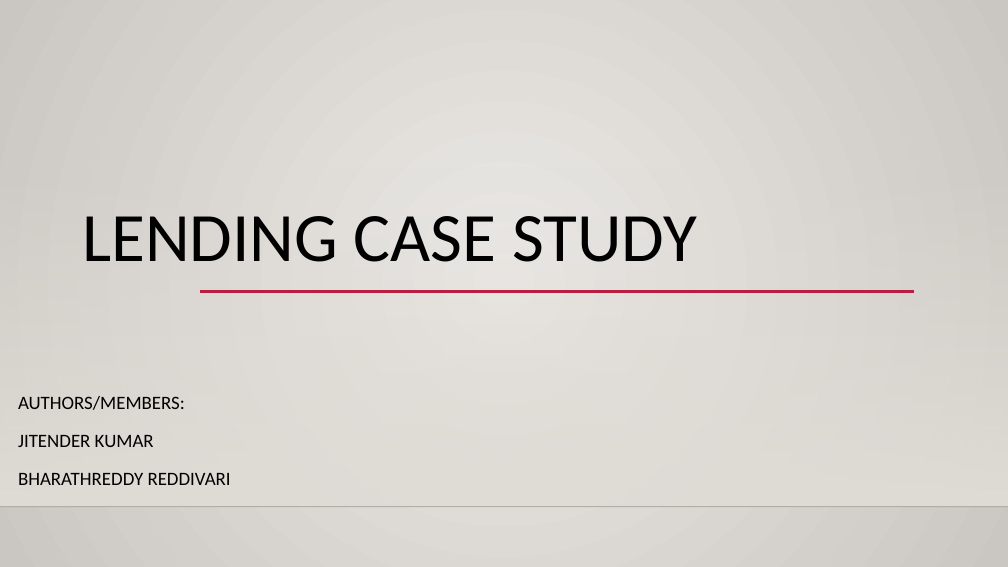
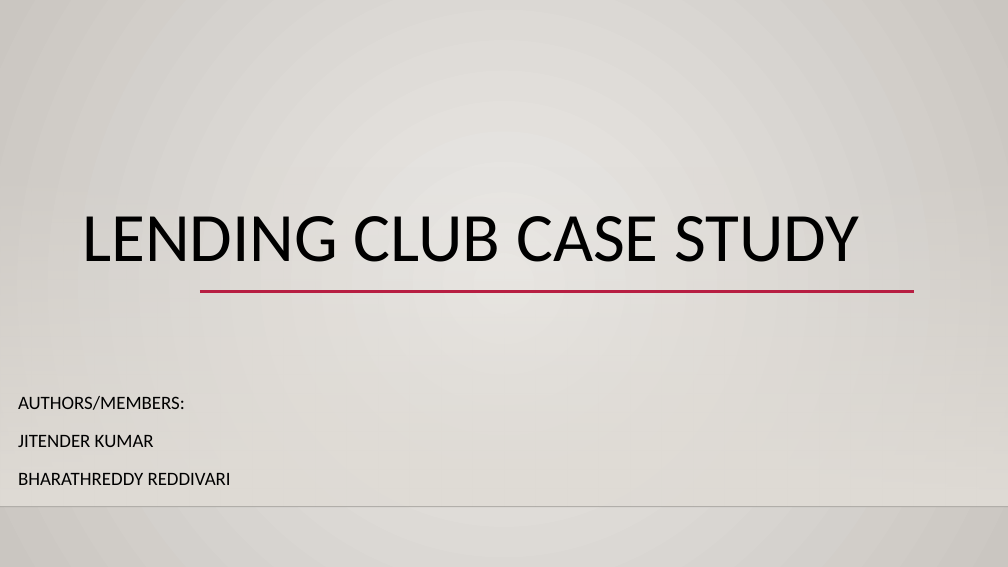
Before and after one commit to jiten-kmar/LendingClubCaseStudy, a slide deck: slide 1 of lending_analysis.pptx. Drawn at 1008x567 pixels with LibreOffice and Linux fonts; fonts in the diff are those of the drawing; background and template pictures are left out. Boxes give left, top, right and bottom in pixels: in the first picture for what was removed or moved away, otherwise in the second. Text is boxed around its words. In the diff, an @@ line names an element or a change of style, - is before the commit and + after.

```diff
--- a/lending_analysis.pptx
+++ b/lending_analysis.pptx
@@ title at (82,216,859,262): text changed @@
-LENDING CASE STUDY
+LENDING CLUB CASE STUDY
```
Also in this commit, not shown: 2 other slides changed, 7 slides added, 1 slide removed.
